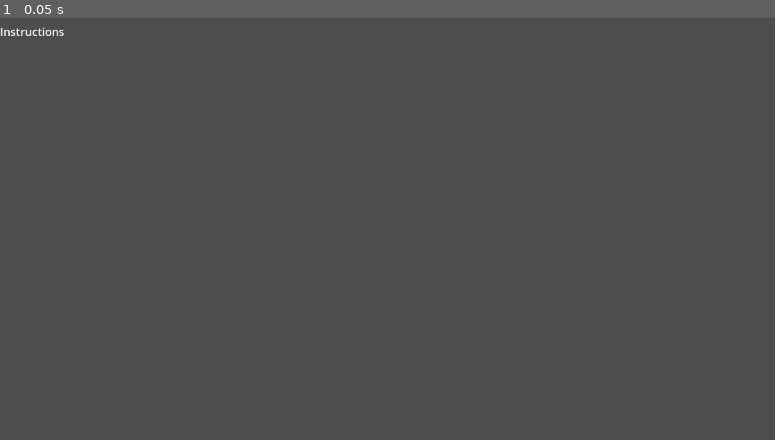
Above: before the commit, frame 1.
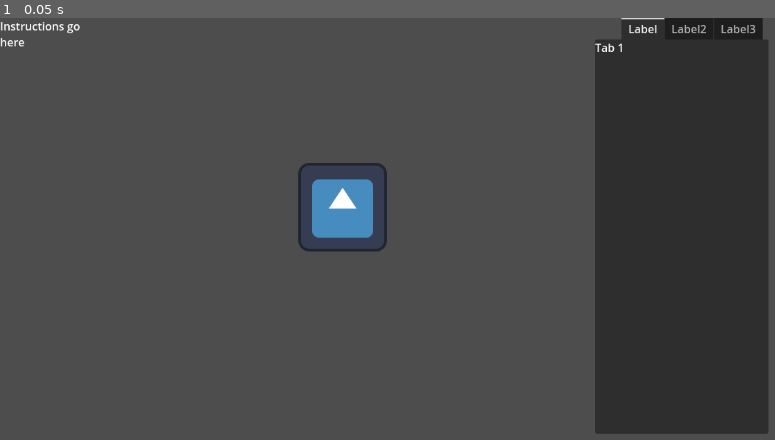
Above: after the commit, the same moment.

Repository: b-paul/SuscatandStreet
Game: Godot game, scene res://main_view.tscn
Two runs of this game, one before a commit and one after it. Both use one fixed random seed, a clock stepped at 60 frames per second and the inputs below. The project has no main scene, so this scene is started directly. The engine's default icon, where the game draws it, is replaced by a stand-in: a white triangle on a blue panel in a dark square.
Inputs:
- Up to frame 1 (0.05 s): no input

The runs differ from the first frame. In frame 1, 23% of the frame differs, in the area x 0-100%, y 0-99%.

Commit message:
Basic layout

Diff:
--- a/suscatand-street/main_view.tscn
+++ b/suscatand-street/main_view.tscn
@@ -1,9 +1,49 @@
-[gd_scene format=3 uid="uid://cxr4dpn6vgley"]
+[gd_scene load_steps=3 format=3 uid="uid://cxr4dpn6vgley"]
+
+[ext_resource type="Texture2D" uid="uid://dt1a0jbk2ibpy" path="res://icon.svg" id="1_qrftd"]
+[ext_resource type="Script" path="res://sprite_2d.gd" id="2_wh2ew"]
 
 [node name="HBoxContainer" type="HBoxContainer"]
 offset_right = 40.0
 offset_bottom = 40.0
 
-[node name="Label" type="Label" parent="."]
+[node name="ScrollContainer" type="ScrollContainer" parent="."]
+custom_minimum_size = Vector2(150, 0)
 layout_mode = 2
-text = "Instructions"
+
+[node name="RichTextLabel" type="RichTextLabel" parent="ScrollContainer"]
+custom_minimum_size = Vector2(150, 300)
+layout_mode = 2
+text = "Instructions go here"
+
+[node name="SubViewportContainer" type="SubViewportContainer" parent="."]
+custom_minimum_size = Vector2(700, 600)
+layout_mode = 2
+
+[node name="Sprite2D" type="Sprite2D" parent="SubViewportContainer"]
+position = Vector2(340, 273)
+texture = ExtResource("1_qrftd")
+script = ExtResource("2_wh2ew")
+
+[node name="TabContainer" type="TabContainer" parent="."]
+custom_minimum_size = Vector2(250, 0)
+layout_mode = 2
+tab_alignment = 2
+current_tab = 0
+
+[node name="Label" type="Label" parent="TabContainer"]
+layout_mode = 2
+text = "Tab 1"
+metadata/_tab_index = 0
+
+[node name="Label2" type="Label" parent="TabContainer"]
+visible = false
+layout_mode = 2
+text = "Tab 2"
+metadata/_tab_index = 1
+
+[node name="Label3" type="Label" parent="TabContainer"]
+visible = false
+layout_mode = 2
+text = "Tab 3"
+metadata/_tab_index = 2
--- a/suscatand-street/project.godot
+++ b/suscatand-street/project.godot
@@ -14,6 +14,11 @@
 config/features=PackedStringArray("4.3", "Mobile")
 config/icon="res://icon.svg"
 
+[editor]
+
+version_control/plugin_name="GitPlugin"
+version_control/autoload_on_startup=true
+
 [rendering]
 
 renderer/rendering_method="mobile"
--- /dev/null
+++ b/suscatand-street/sprite_2d.gd
@@ -0,0 +1,30 @@
+extends Sprite2D
+
+
+# Called when the node enters the scene tree for the first time.
+func _ready() -> void:
+	pass # Replace with function body.
+
+
+# Called every frame. 'delta' is the elapsed time since the previous frame.
+func _process(delta: float) -> void:
+	pass
+
+
+#@export var modulation := Color(1, 1, 0.5, 1):
+	#get:
+		#return modulation
+	#set(value):
+		#modulation = value
+		#%TextureRect.modulate = value
+#
+#func _get_drag_data(_position):
+	#var icon = TextureRect.new()
+	#var preview = Control.new()
+	#icon.texture = %TextureRect.texture
+	#icon.position = icon.texture.get_size() * -0.5
+	#icon.modulate = modulation
+	#preview.add_child(icon)
+	#preview.z_index = 60
+	#set_drag_preview(preview)
+	#return { item_id = "godot_icon", modulation = modulation }
Not shown, added: suscatand-street/addons/godot-git-plugin/plugin.cfg
Not shown, added: suscatand-street/addons/godot-git-plugin/LICENSE
Not shown, added: suscatand-street/addons/godot-git-plugin/THIRDPARTY.md
Not shown, added: suscatand-street/addons/godot-git-plugin/git_plugin.gdextension
Not shown, added: suscatand-street/addons/godot-git-plugin/linux/libgit_plugin.linux.editor.x86_64.so
Not shown, added: suscatand-street/addons/godot-git-plugin/macos/libgit_plugin.macos.editor.universal.dylib
Not shown, added: suscatand-street/addons/godot-git-plugin/win64/libgit_plugin.windows.editor.x86_64.dll
Not shown, added: suscatand-street/addons/godot-git-plugin/win64/libgit_plugin.windows.editor.x86_64.exp
Not shown, added: suscatand-street/addons/godot-git-plugin/win64/libgit_plugin.windows.editor.x86_64.lib
